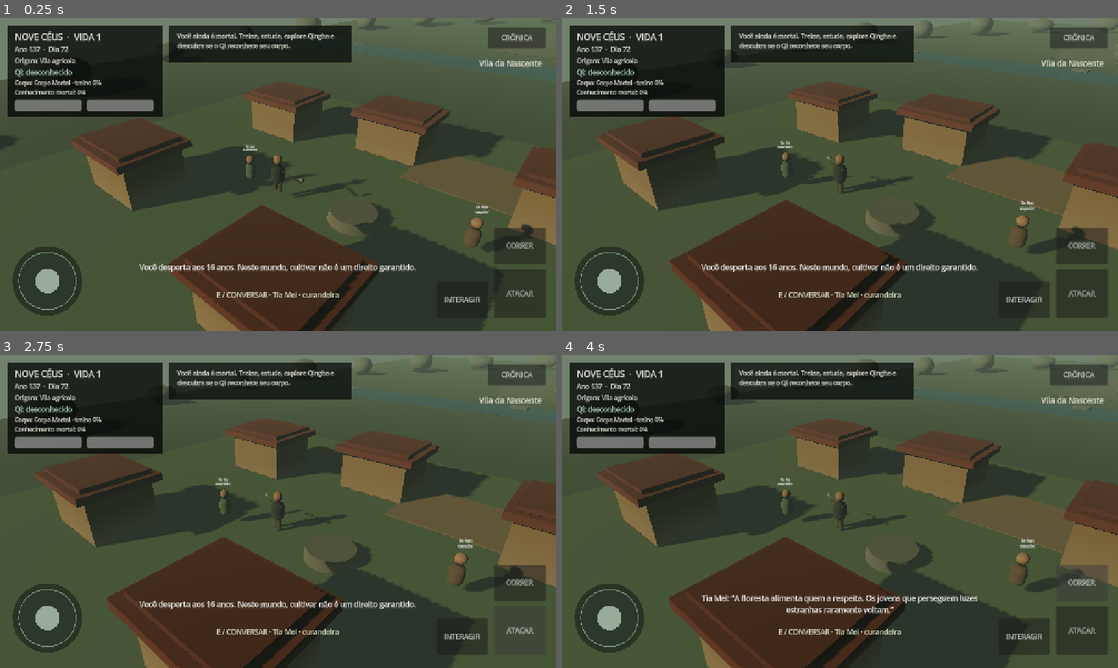
Above: before the commit, frames 1-4 (two rows, left to right).
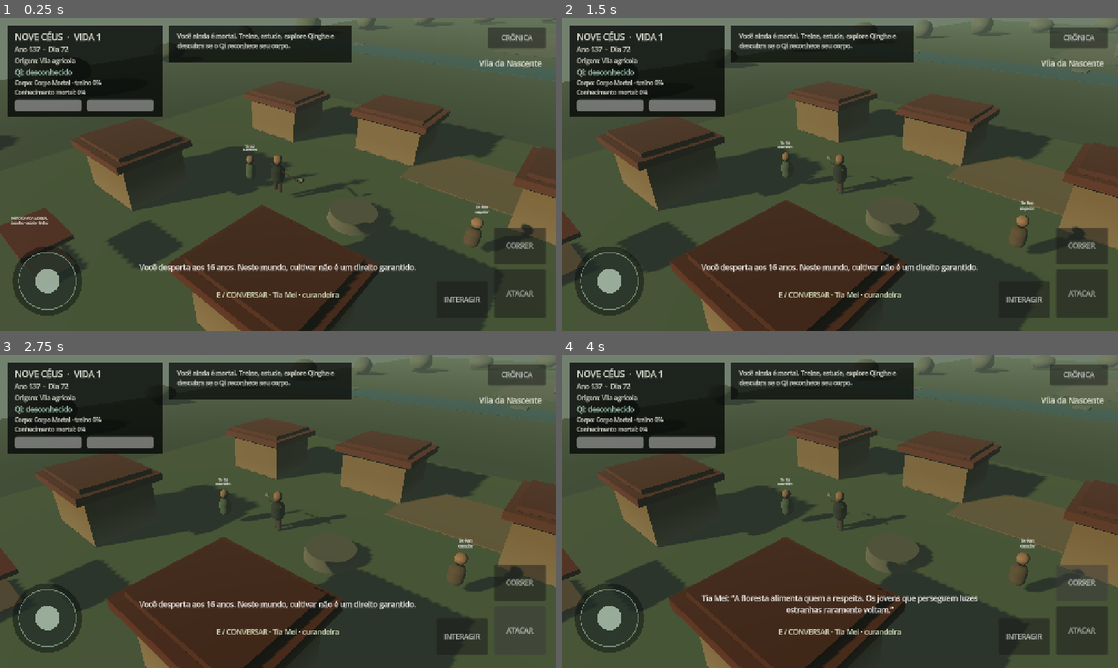
Above: after the commit, the same moments.

Repository: kanintsu/Nove-ceus
Game: Godot game, scene res://main.tscn
Two runs of this game, one before a commit and one after it. Both use one fixed random seed, a clock stepped at 60 frames per second and the inputs below.
Inputs (mouse positions are in pixels of both pictures, inside the frame that each line leads up to):
- Up to frame 1 (0.25 s): no input
- Up to frame 2 (1.5 s): tap Enter at 0.5 s; drag from (612, 280) to (895, 105) at 0.52 s; drag from (728, 190) to (812, 237) at 1.27 s
- Up to frame 3 (2.75 s): click "ATACAR" at 2 s
- Up to frame 4 (4 s): click "INTERAGIR" at 2.75 s; click "CORRER" at 3.5 s

The runs differ from the first frame. In frame 1, 2.5% of the frame differs, in the area x 0-33%, y 60-81%; in frame 2, 1.6%; in frame 3, 1.5%; in frame 4, 1.4%.

Commit message:
feat: add mortal life courtyard and rare encounter spawns

Diff:
--- a/scripts/world/world_builder.gd
+++ b/scripts/world/world_builder.gd
@@ -9,11 +9,14 @@
 const StudyTableScript = preload("res://scripts/interactables/study_table.gd")
 const LoreSteleScript = preload("res://scripts/interactables/lore_stele.gd")
 const MortalNPCScript = preload("res://scripts/world/mortal_npc.gd")
+const RareEncounterNPCScript = preload("res://scripts/world/rare_encounter_npc.gd")
+const MortalLifeMarkerScript = preload("res://scripts/interactables/mortal_life_marker.gd")
 
 var rng := RandomNumberGenerator.new()
 var game: Node
 var material_cache: Dictionary = {}
 var beast: SpiritBeast
+var rare_encounter_npc: RareEncounterNPC
 
 const VILLAGE := Vector3(-48, 0, 32)
 const CITY := Vector3(48, 0, -28)
@@ -32,6 +35,7 @@
 	_build_mountain(world_age_bonus)
 	_build_ruins()
 	_build_boundaries()
+	refresh_rare_encounter()
 
 func get_spawn_position(origin_id: String) -> Vector3:
 	match origin_id:
@@ -97,6 +101,9 @@
 	var training := TrainingPostScript.new()
 	training.position = VILLAGE + Vector3(8, 0, 11)
 	add_child(training)
+	var mortal_life := MortalLifeMarkerScript.new()
+	mortal_life.position = VILLAGE + Vector3(-8, 0, 11)
+	add_child(mortal_life)
 	_mortal_npc(VILLAGE + Vector3(-6, 0, 1), "Tia Mei", "curandeira", "A floresta alimenta quem a respeita. Os jovens que perseguem luzes estranhas raramente voltam.", Color(0.26, 0.34, 0.25))
 	_mortal_npc(VILLAGE + Vector3(5, 0, -1), "Bo Ren", "caçador", "Vi pegadas grandes demais perto da Montanha do Véu. Se você é mortal, aprenda primeiro quando correr.", Color(0.32, 0.24, 0.16))
 	_mortal_npc(VILLAGE + Vector3(1, 0, 10), "Lian", "ferreira", "Força não nasce do nada. Mesmo sem Qi, um corpo treinado decide quem volta vivo de uma estrada ruim.", Color(0.28, 0.20, 0.18))
@@ -163,6 +170,27 @@
 	stele.position = RUINS + Vector3(0, 0, 0)
 	add_child(stele)
 	_location_marker("RUÍNAS DE LIANSHI", RUINS + Vector3(0, 4.3, 0))
+
+func refresh_rare_encounter() -> void:
+	if rare_encounter_npc != null and is_instance_valid(rare_encounter_npc):
+		rare_encounter_npc.queue_free()
+		rare_encounter_npc = null
+	if game == null or not game.has_method("get_current_rare_encounter"):
+		return
+	var profile: Dictionary = game.get_current_rare_encounter()
+	if profile.is_empty():
+		return
+	rare_encounter_npc = RareEncounterNPCScript.new()
+	var kind := String(profile.get("kind", ""))
+	match kind:
+		"abandoned_child":
+			rare_encounter_npc.position = VILLAGE + Vector3(-17, 0, 3)
+		"injured_youth":
+			rare_encounter_npc.position = Vector3(-20, 0, 22)
+		_:
+			rare_encounter_npc.position = CITY + Vector3(-18, 0, 15)
+	add_child(rare_encounter_npc)
+	rare_encounter_npc.setup(game, profile)
 
 func _build_boundaries() -> void:
 	for i in range(34):
